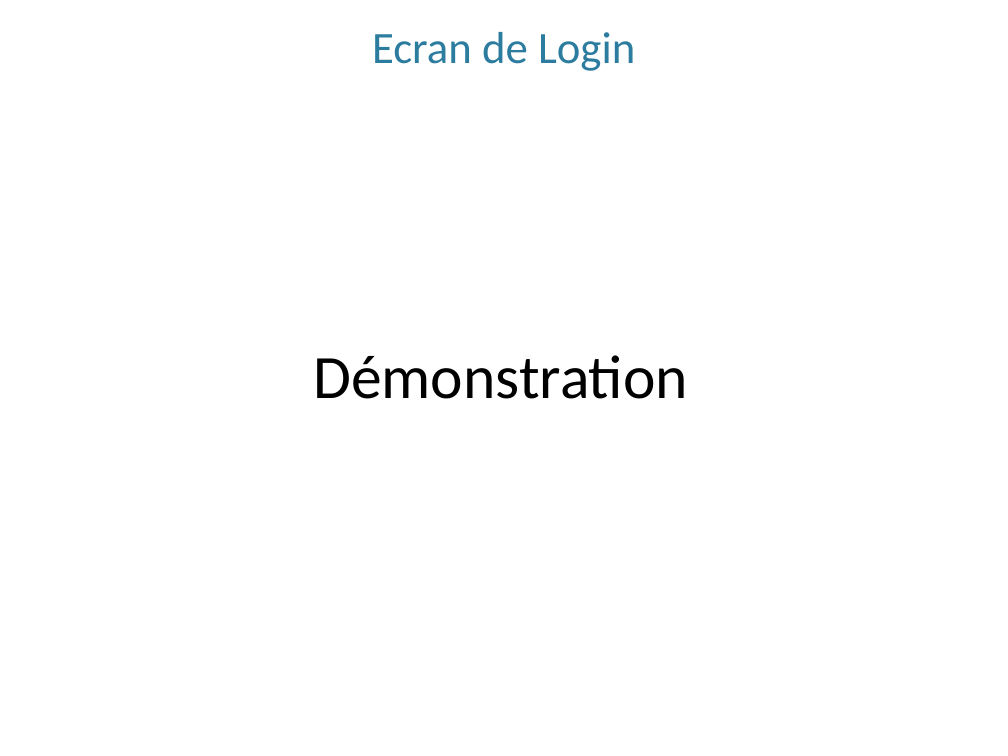
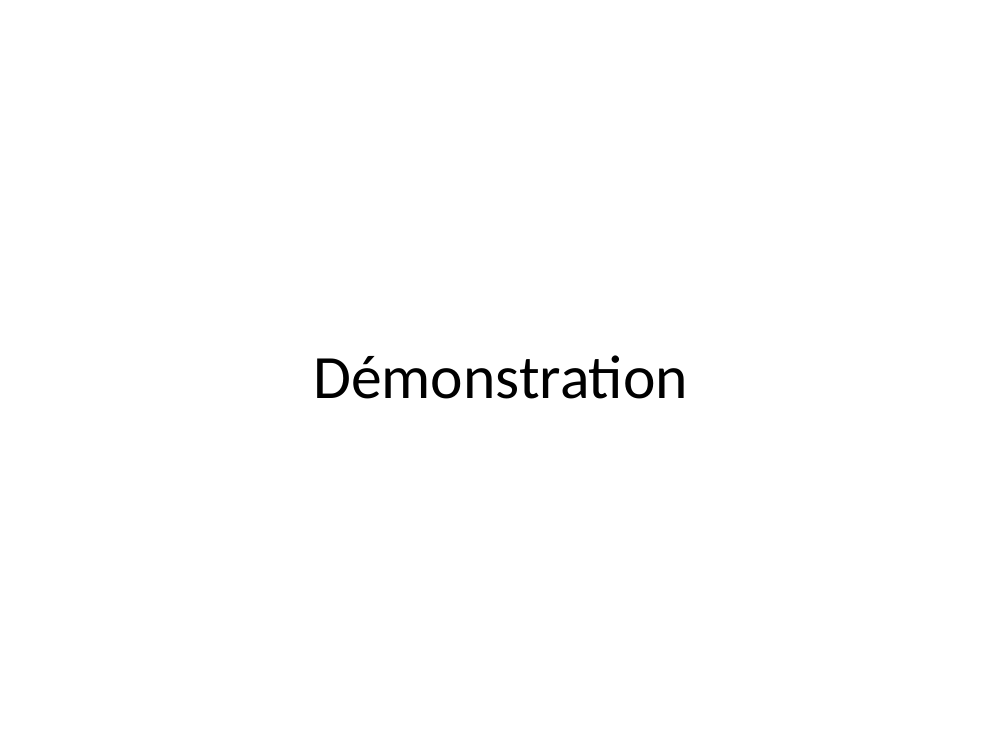
Before and after one commit to hexanome/soa, a slide deck: slide 16 of presentationSISOA.pptx. Drawn at 1008x756 pixels with LibreOffice and Linux fonts; fonts in the diff are those of the drawing; background and template pictures are left out. Boxes give left, top, right and bottom in pixels: in the first picture for what was removed or moved away, otherwise in the second. Text is boxed around its words. In the diff, an @@ line names an element or a change of style, - is before the commit and + after.

```diff
--- a/presentationSISOA.pptx
+++ b/presentationSISOA.pptx
@@ title removed at (x1=372, y1=32, x2=635, y2=71) @@
-Ecran de Login
```
Also in this commit, not shown: 7 other slides changed, 2 slides added.
